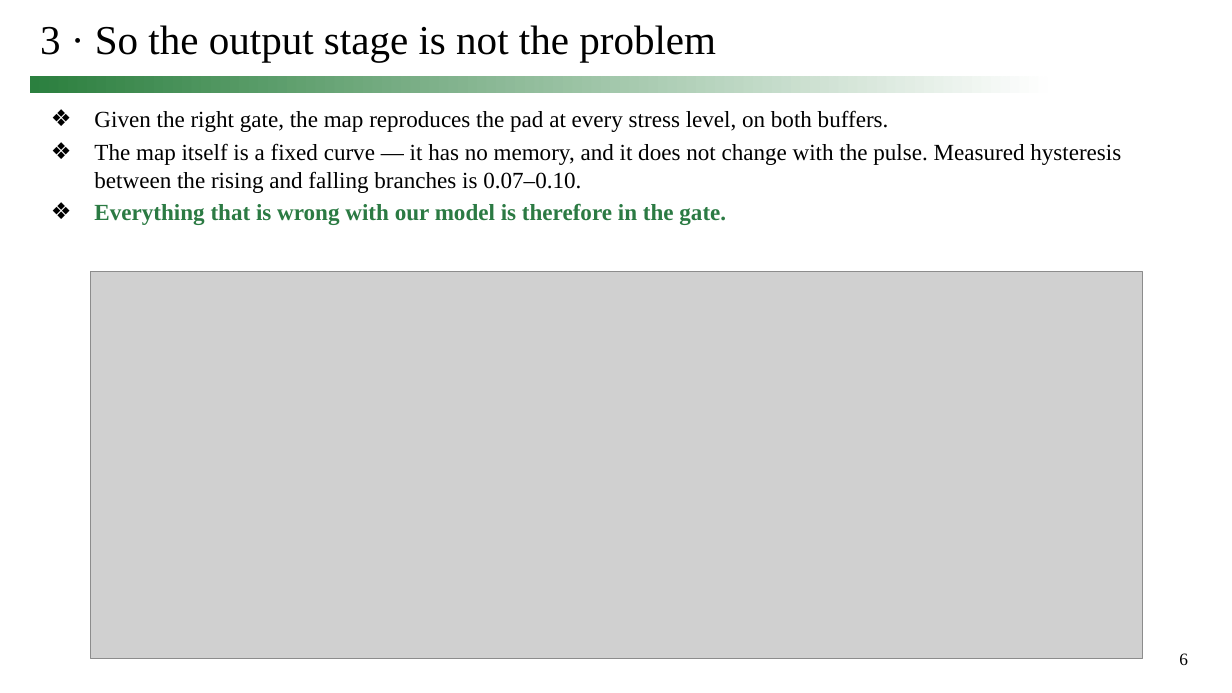
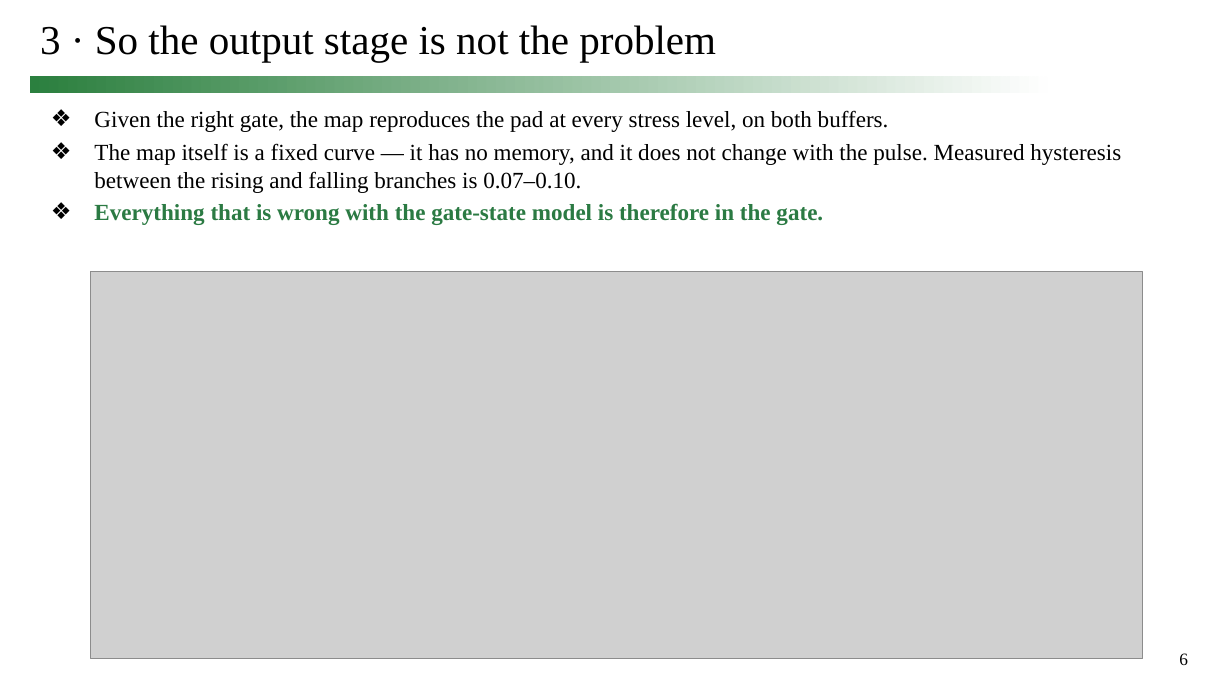
Before and after one commit to simon9721/ibis_comparison, a slide deck: slide 6 of results/meeting_deck_2026-09-24/0924_track1_story.pptx. Drawn at 1232x693 pixels with LibreOffice and Linux fonts; fonts in the diff are those of the drawing; grey boxes stand for pictures. Boxes give left, top, right and bottom in pixels: in the first picture for what was removed or moved away, otherwise in the second. Text is boxed around its words. In the diff, an @@ line names an element or a change of style, - is before the commit and + after.

```diff
--- a/results/meeting_deck_2026-09-24/0924_track1_story.pptx
+++ b/results/meeting_deck_2026-09-24/0924_track1_story.pptx
@@ text at box(94, 203, 823, 225): text changed @@
-❖ Everything that is wrong with our model is therefore in the gate.
+❖ Everything that is wrong with the gate-state model is therefore in the gate.
```
Also in this commit, not shown: 13 other slides changed, 15 other files.
